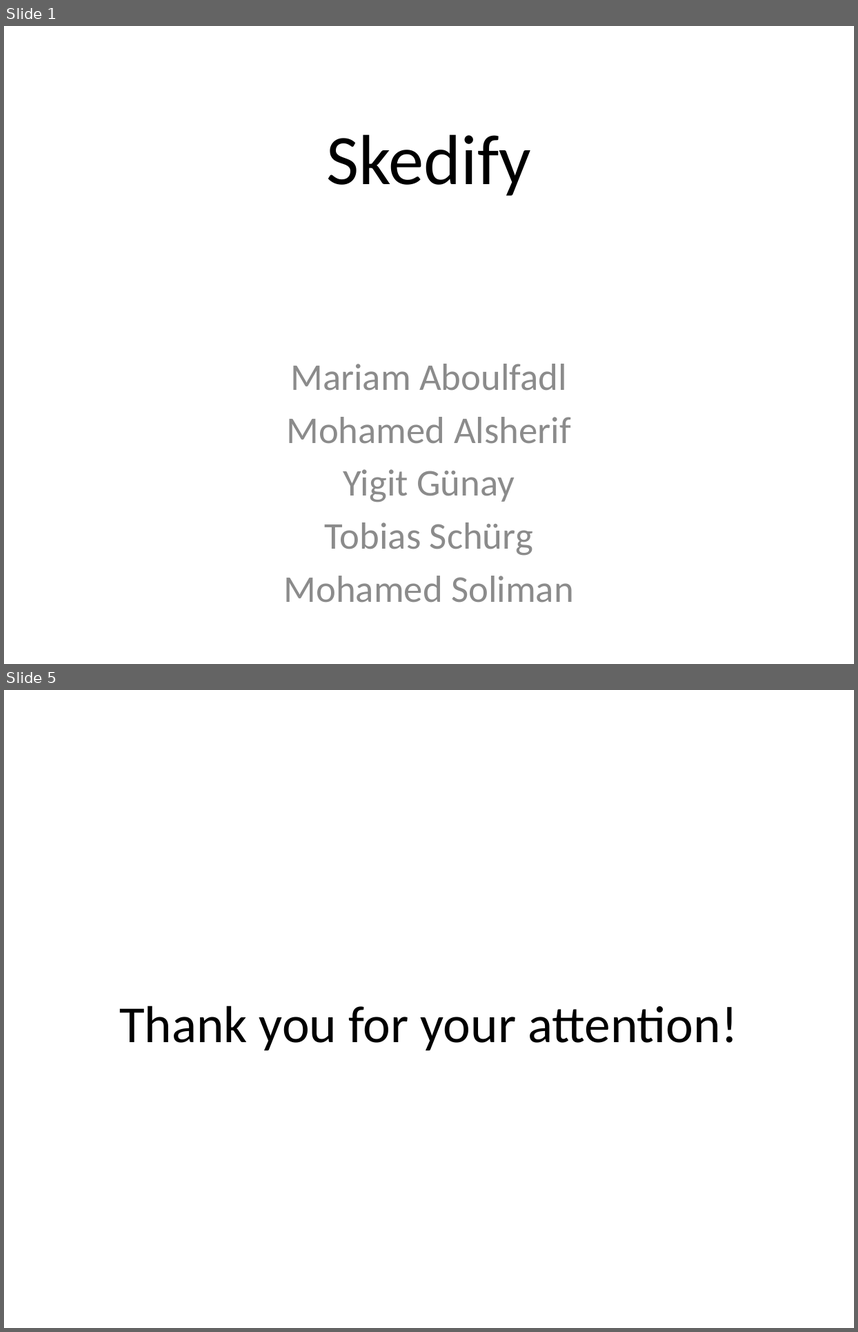
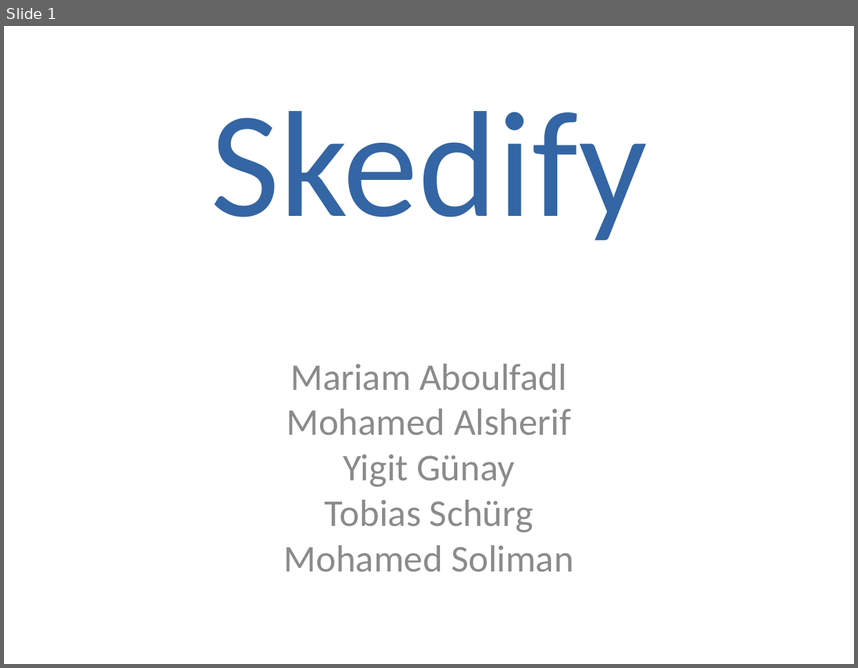
Before and after one commit to mremad/RWTH-iPhone-Project, a slide deck: Presentation.pptx. Shown one above the other, each under a label of ours: slides 1 and 5 before the commit, slide 1 after it; the slides between them are not shown. The pictures are 858x1332 and 858x668 pixels, drawn with LibreOffice and Linux fonts; fonts in the diff are those of the drawing. Boxes give left, top, right and bottom in pixels: in the first picture for what was removed or moved away, otherwise in the second. Text is boxed around its words. In the diff, an @@ line names an element or a change of style, - is before the commit and + after.

```diff
--- a/Presentation.pptx
+++ b/Presentation.pptx
@@ slide 5 removed at [4,690,854,1328], background #FFFFFF @@
@@ title removed at [119,1005,737,1050] @@
-Thank you for your attention!
@@ slide 1 changed as well @@
@@ text "Skedify" at [210,111,647,241]: size 60 to 127.8 pt, text colour #000000 to #3465A4 @@
@@ text "Mariam Aboulfadl" at [283,363,574,572]: text colour #8C8C8C to #8B8B8B; less space between paragraphs @@
```
Also in this commit, not shown: 1 other slide changed, 3 slides added, 2 other slides removed, 1 other file.
